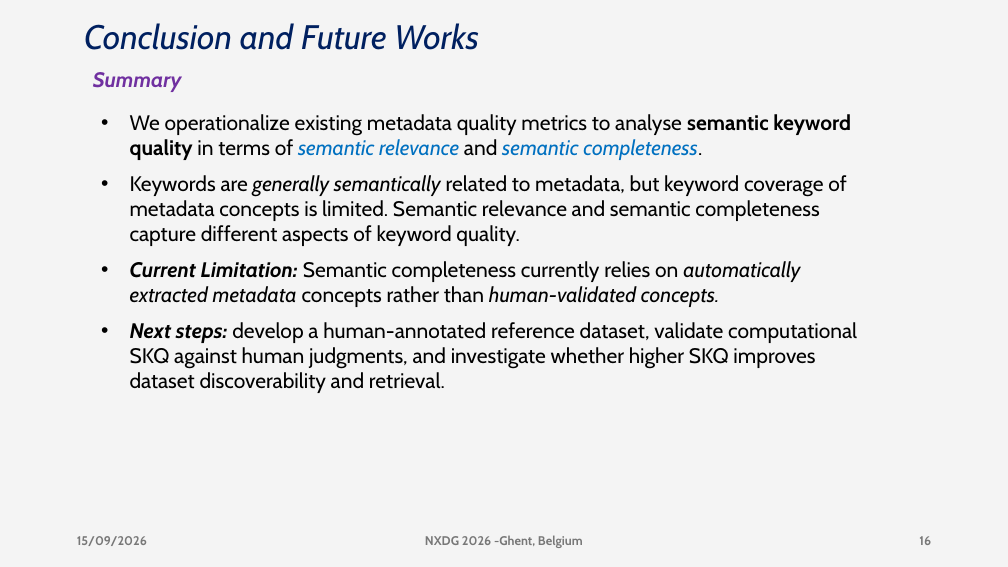
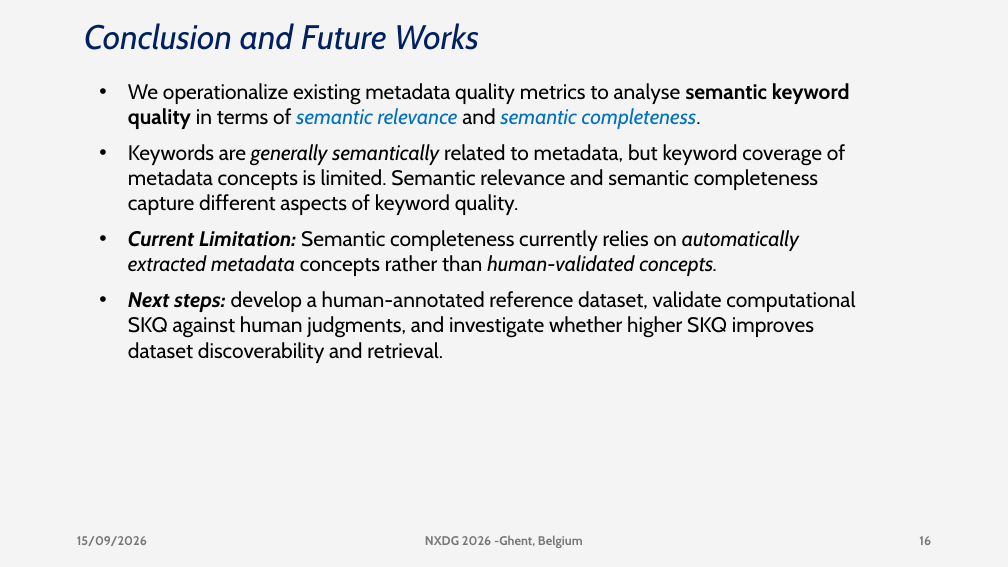
Before and after one commit to DeperiasKerre/deperiaskerre.github.io, a slide deck: slide 16 of slides/nxdg_2026_Deperias.pptx. Drawn at 1008x567 pixels with LibreOffice and Linux fonts; fonts in the diff are those of the drawing. Boxes give left, top, right and bottom in pixels: in the first picture for what was removed or moved away, otherwise in the second. Text is boxed around its words. In the diff, an @@ line names an element or a change of style, - is before the commit and + after.

```diff
--- a/slides/nxdg_2026_Deperias.pptx
+++ b/slides/nxdg_2026_Deperias.pptx
@@ text "We operationalize existing metadata quality ..." moved from (x1=130, y1=114, x2=857, y2=393) to (x1=128, y1=83, x2=855, y2=363) @@
@@ text removed at (x1=93, y1=72, x2=182, y2=92) @@
-Summary
```
Also in this commit, not shown: 7 other slides changed.
